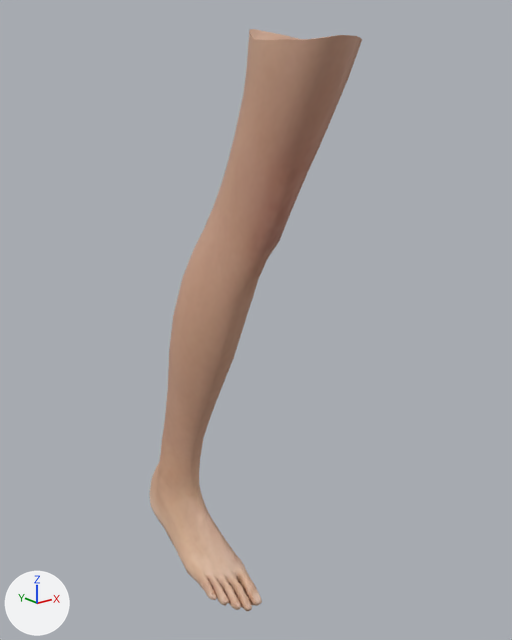
A saved change to the FBX model Game/Asset/modelData/leg.FBX.
Before and after are seen from a 50 mm lens placed at (-88.3, -138.4, 111.9), pointed at (10.5, -15.0, 62.5). The lights are fixed; the arrows at lower left show +X, +Y and +Z. Where no turn or scale is listed for an object, it has been applied to the vertices.

Objects in the first picture: 'humanMesh'.
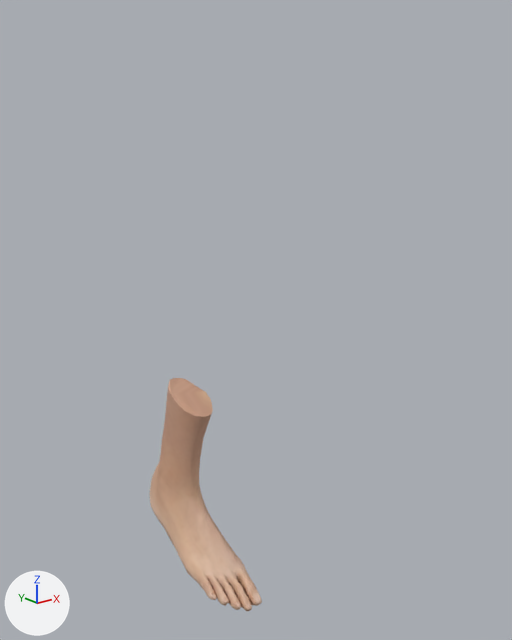
Boxes [x1, y1, x2, y2] around the edits, measured in the pictures (512 x 640 px):
'humanMesh', reshaped (47% narrower, 60% shorter): before [150, 29, 362, 611]; after [150, 378, 262, 611]
part 1 of me_mesh, cut back: before [168, 29, 362, 417]; after [168, 378, 213, 417]

Edits to the bpy script that builds the scene:
```text
Change me_mesh:
    used by ob_humanmesh; location = (23.3, -24.8, 88.2)
    remove me_mesh.from_pydata(...)  # 1443 vertices, 2882 faces; spans x -29.1..-6.4, y -20.7..44.5, z -97.4..36.7
    add me_mesh.from_pydata(...)  # 1163 vertices, 2322 faces; spans x -29.1..-16.5, y 0.6..44.5, z -97.4..-44.6
    me_mesh part 1
    280 vertices are removed from x -27.9..-6.4, y -20.7..29.9, z -41.7..36.7
    578 faces are deleted
    18 new faces join them
```
